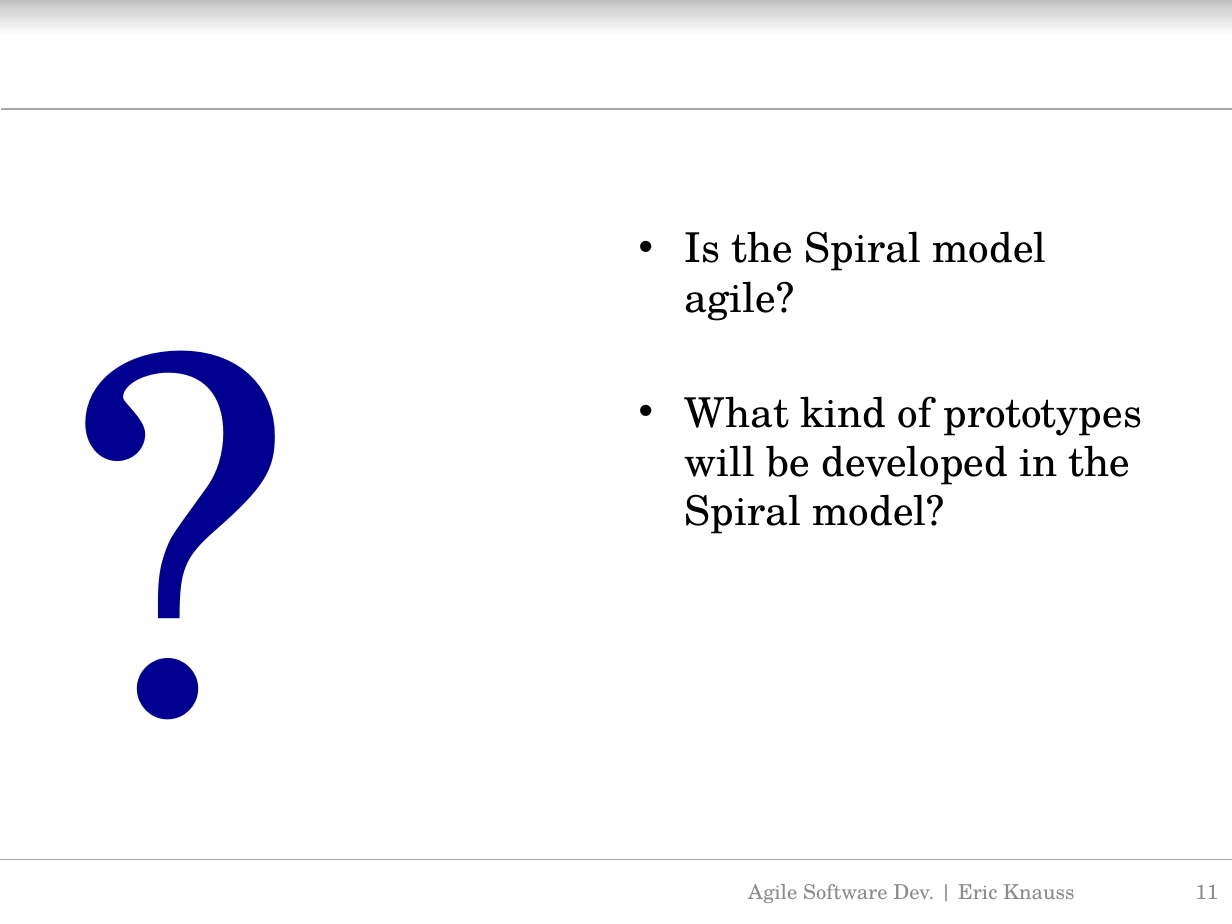
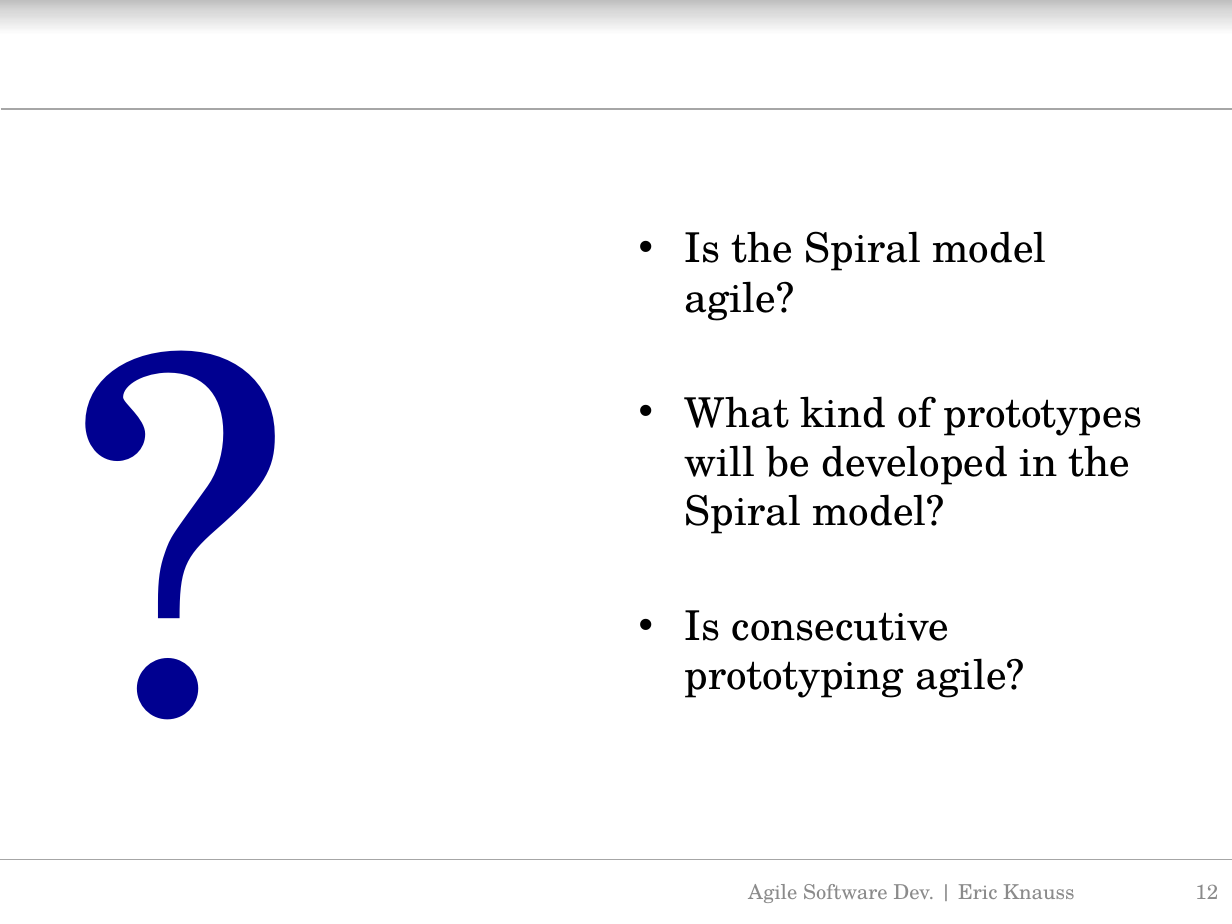
Before and after one commit to oerich/EDA397, a slide deck: slide 12 of Slides/src/agile-dev-processes-3-crash-course-v01.pptx (slide 11 before the commit). Drawn at 1232x924 pixels with LibreOffice and Linux fonts; fonts in the diff are those of the drawing; background and template pictures are left out. Boxes give left, top, right and bottom in pixels: in the first picture for what was removed or moved away, otherwise in the second. Text is boxed around its words. In the diff, an @@ line names an element or a change of style, - is before the commit and + after.

```diff
--- a/Slides/src/agile-dev-processes-3-crash-course-v01.pptx
+++ b/Slides/src/agile-dev-processes-3-crash-course-v01.pptx
@@ text at (685,610,1025,698): paragraph added @@
+• Is consecutive prototyping agile?
@@ page number at (1195,884,1218,899): text changed @@
-11
+12
```
Also in this commit, not shown: 5 other slides changed, 17 slides added, 7 slides removed, 1 other file.
